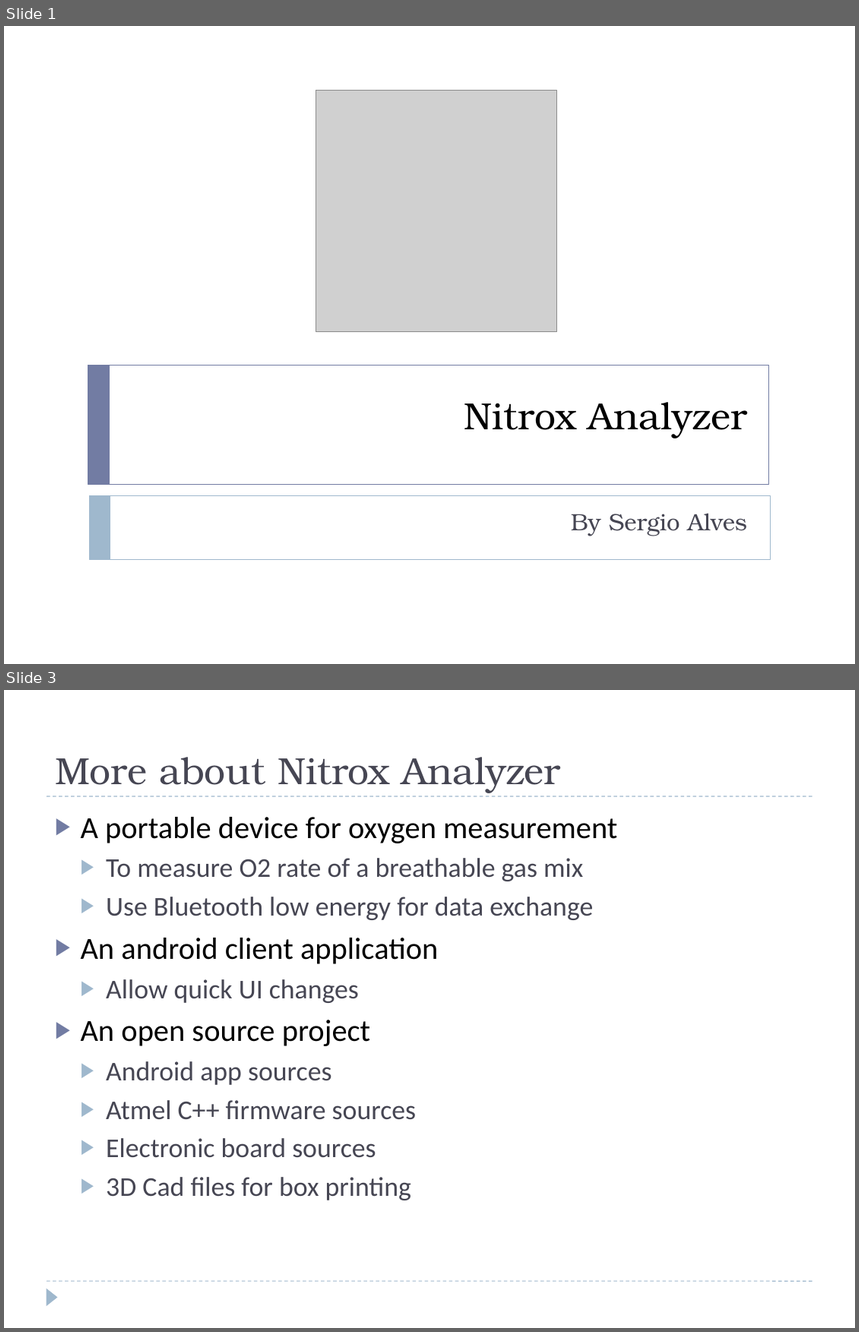
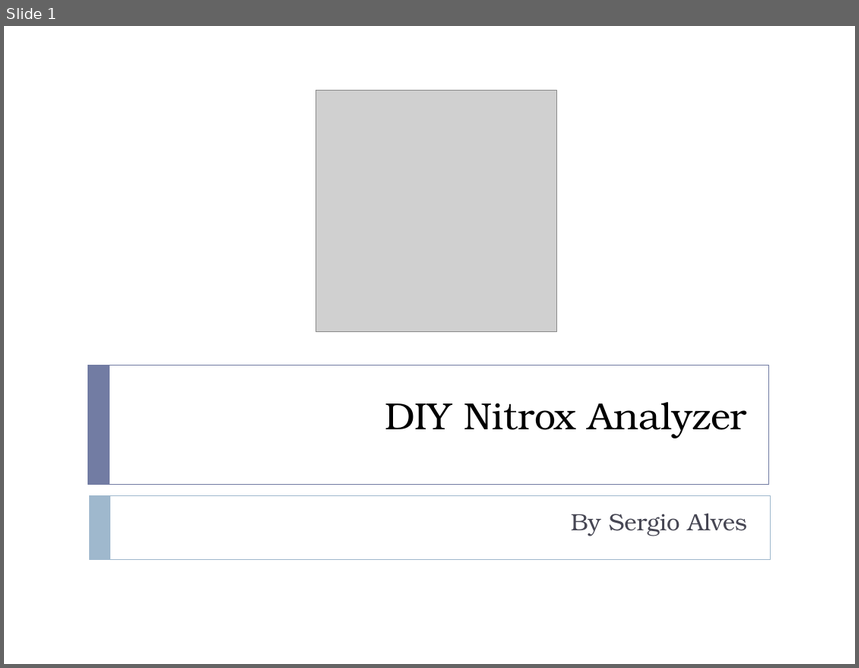
Before and after one commit to sergio-alves/NitroxAnalyzer, a slide deck: docs/nitrox-analyzer.pptx. Shown one above the other, each under a label of ours: slides 1 and 3 before the commit, slide 1 after it; the slides between them are not shown. The pictures are 859x1332 and 859x668 pixels, drawn with LibreOffice and Linux fonts; fonts in the diff are those of the drawing; grey boxes stand for pictures. Boxes give left, top, right and bottom in pixels: in the first picture for what was removed or moved away, otherwise in the second. Text is boxed around its words. In the diff, an @@ line names an element or a change of style, - is before the commit and + after.

```diff
--- a/docs/nitrox-analyzer.pptx
+++ b/docs/nitrox-analyzer.pptx
@@ slide 3 removed at box(4, 690, 855, 1328), background #FFFFFF @@
@@ title removed at box(55, 757, 561, 793) @@
-More about Nitrox Analyzer
@@ line removed from (47, 796) to (813, 796) @@
@@ text removed at box(81, 817, 617, 1201) @@
-▶ A portable device for oxygen measurement
-  ▶ To measure O2 rate of a breathable gas mix
-  ▶ Use Bluetooth low energy for data exchange
-▶ An android client application
-  ▶ Allow quick UI changes
-▶ An open source project
-  ▶ Android app sources
-  ▶ Atmel C++ firmware sources
-  ▶ Electronic board sources
-  ▶ 3D Cad files for box printing
@@ line removed from (47, 1281) to (813, 1281) @@
@@ triangle removed at box(47, 1288, 58, 1306) @@
@@ slide 1 changed as well @@
@@ title at box(385, 402, 747, 439): text changed @@
-Nitrox Analyzer
+DIY Nitrox Analyzer
```
Also in this commit, not shown: 10 slides added, 1 other slide removed, 1 other file.
